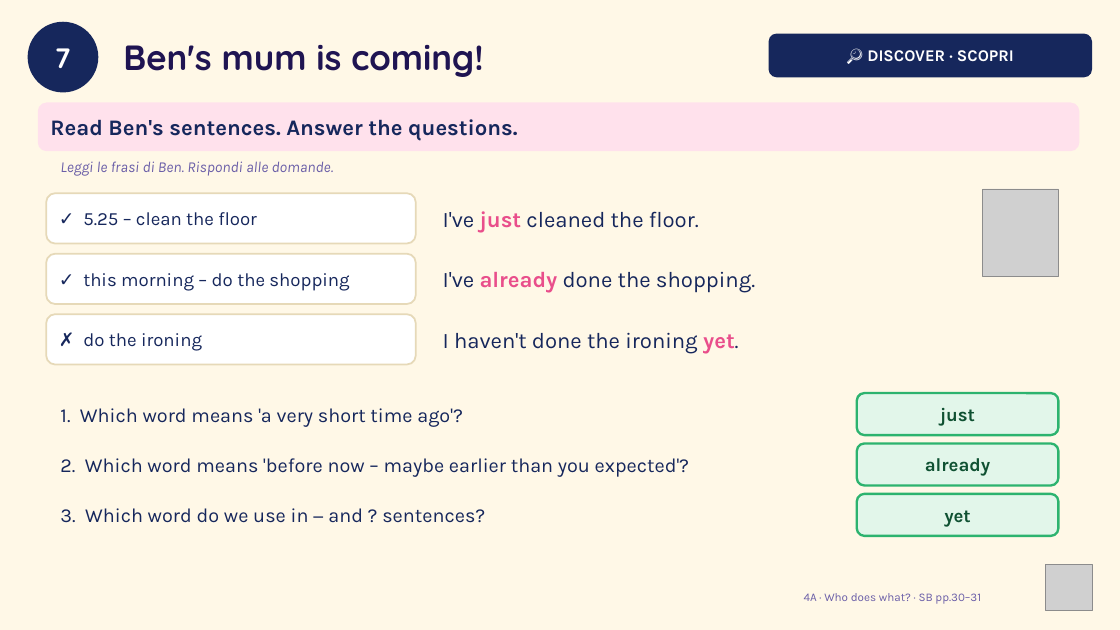
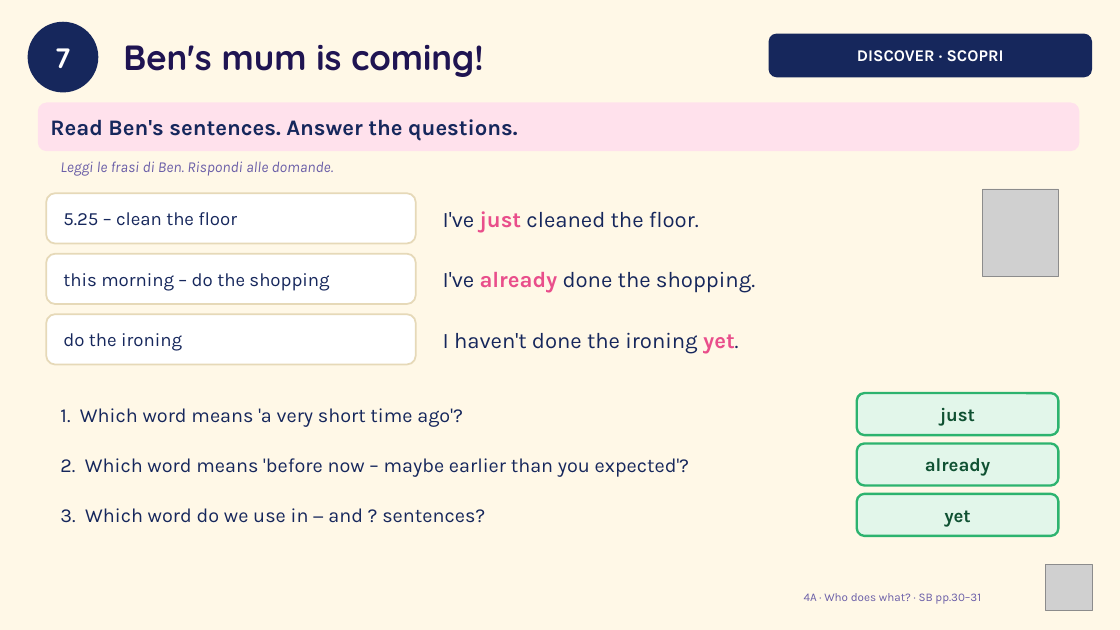
Before and after one commit to londonlanguageschool/Bagheria-, a slide deck: slide 7 of materials/A2/A2_4A_Who_does_what.pptx. Drawn at 1120x630 pixels with LibreOffice and Linux fonts; fonts in the diff are those of the drawing; grey boxes stand for pictures. Boxes give left, top, right and bottom in pixels: in the first picture for what was removed or moved away, otherwise in the second. Text is boxed around its words. In the diff, an @@ line names an element or a change of style, - is before the commit and + after.

```diff
--- a/materials/A2/A2_4A_Who_does_what.pptx
+++ b/materials/A2/A2_4A_Who_does_what.pptx
@@ text in rounded rectangle at [857, 50, 1004, 62]: text changed @@
-🔎 DISCOVER · SCOPRI
+DISCOVER · SCOPRI
@@ text in rounded rectangle at [63, 212, 237, 226]: text changed @@
-✓ 5.25 – clean the floor
+5.25 – clean the floor
@@ text in rounded rectangle at [63, 273, 329, 291]: text changed @@
-✓ this morning – do the shopping
+this morning – do the shopping
@@ text in rounded rectangle at [63, 333, 182, 351]: text changed @@
-✗ do the ironing
+do the ironing
```
Also in this commit, not shown: 13 other slides changed, 3 slides added, 2 slides removed, 3 other files.
